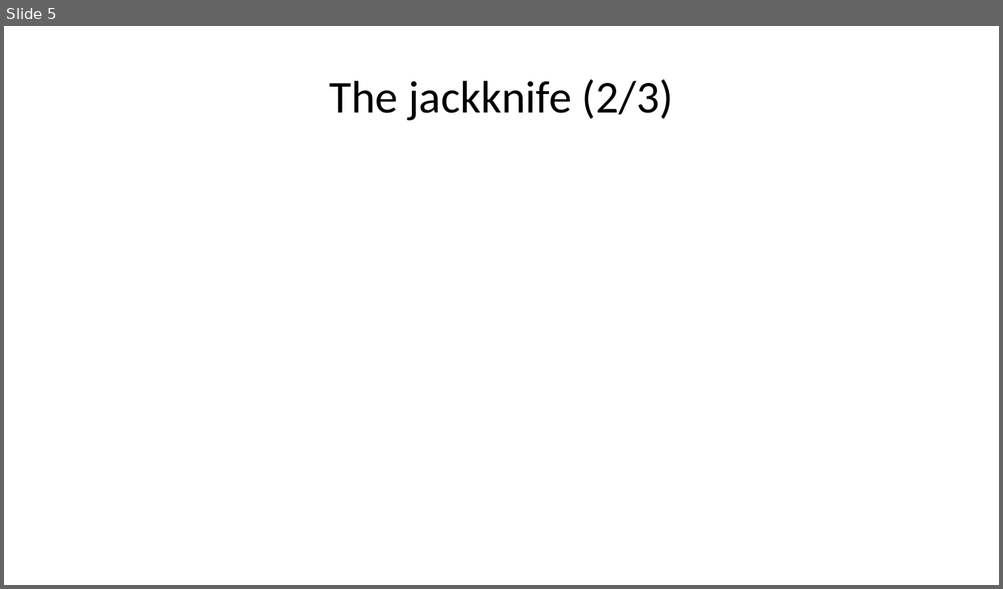
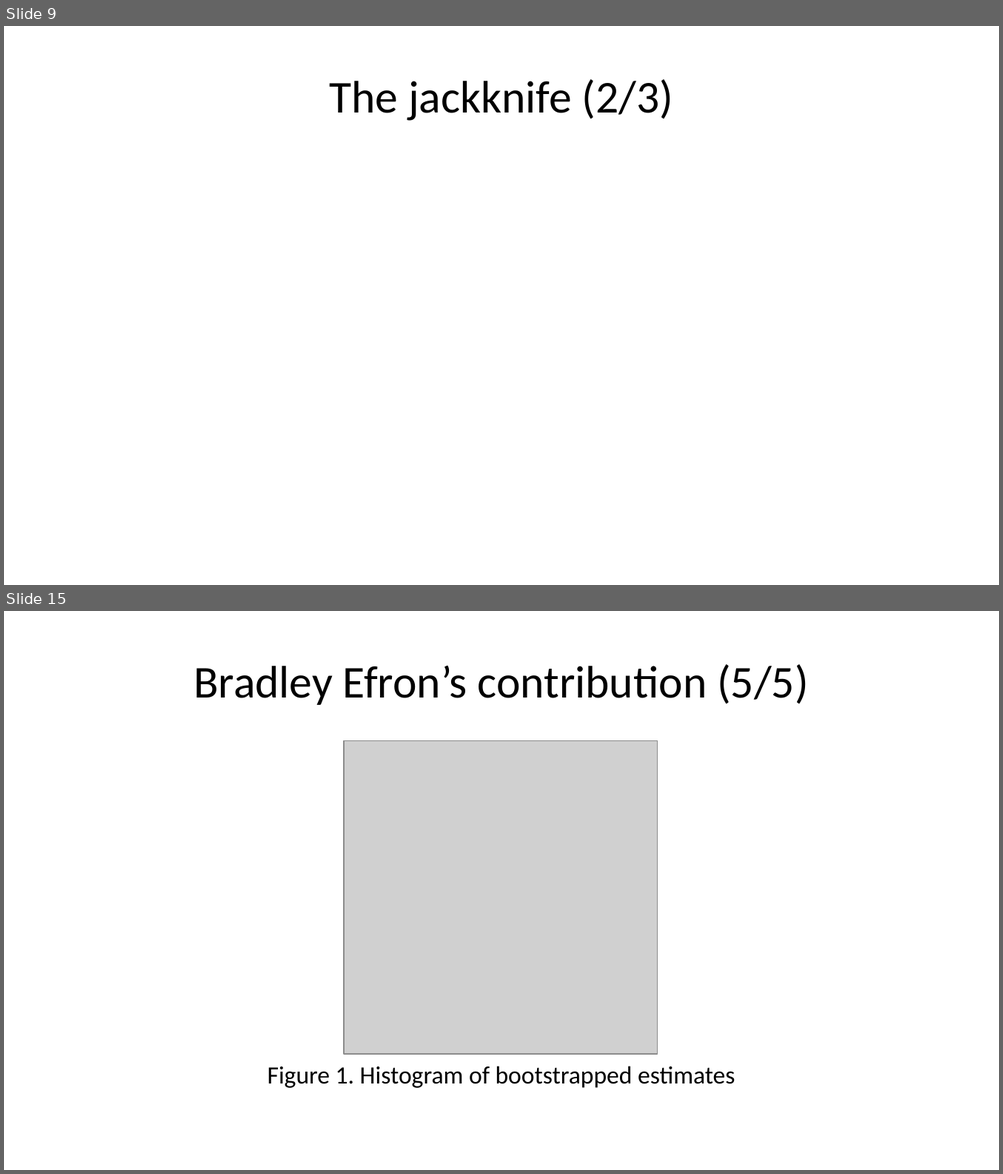
Before and after one commit to pmean/papers-and-presentations, a slide deck: bootstrap/src/bootstrap-slides.pptx. Shown one above the other, each under a label of ours: slide 5 before the commit, slides 9 and 15 after it; the slides between them are not shown. The pictures are 1003x589 and 1003x1174 pixels, drawn with LibreOffice and Linux fonts; fonts in the diff are those of the drawing; grey boxes stand for pictures. Boxes give left, top, right and bottom in pixels: in the first picture for what was removed or moved away, otherwise in the second. Text is boxed around its words. In the diff, an @@ line names an element or a change of style, - is before the commit and + after.

Commit message:
Added CART images to bootstrap talk

```diff
--- a/bootstrap/src/bootstrap-slides.pptx
+++ b/bootstrap/src/bootstrap-slides.pptx
@@ slide 15 added at (4,611,999,1170), background #FFFFFF @@
@@ title added at (193,664,808,705), 33 pt, text #000000 @@
+Bradley Efron’s contribution (5/5)
@@ picture added at (344,741,657,1054) @@
@@ text added at (267,1066,734,1088), 18 pt, text #000000 @@
+Figure 1. Histogram of bootstrapped estimates
@@ what was slide 5 is now slide 9 @@
```
Also in this commit, not shown: 3 slides changed, 7 other slides added, 1 slide removed, 5 other files.
